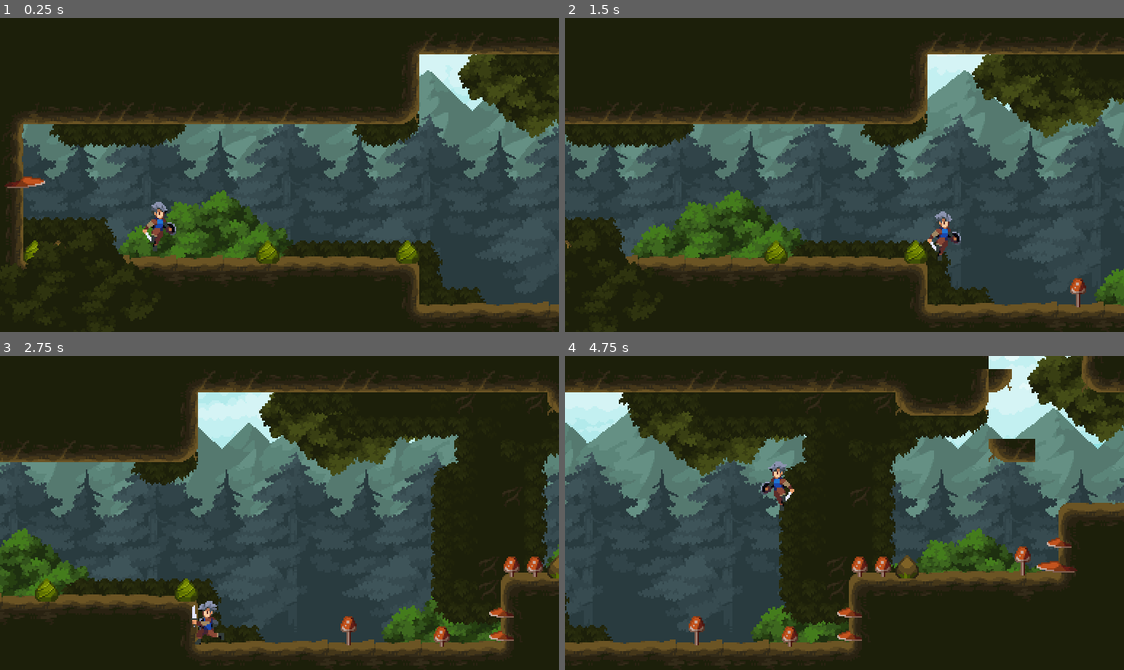
Above: before the commit, frames 1-4 (two rows, left to right).
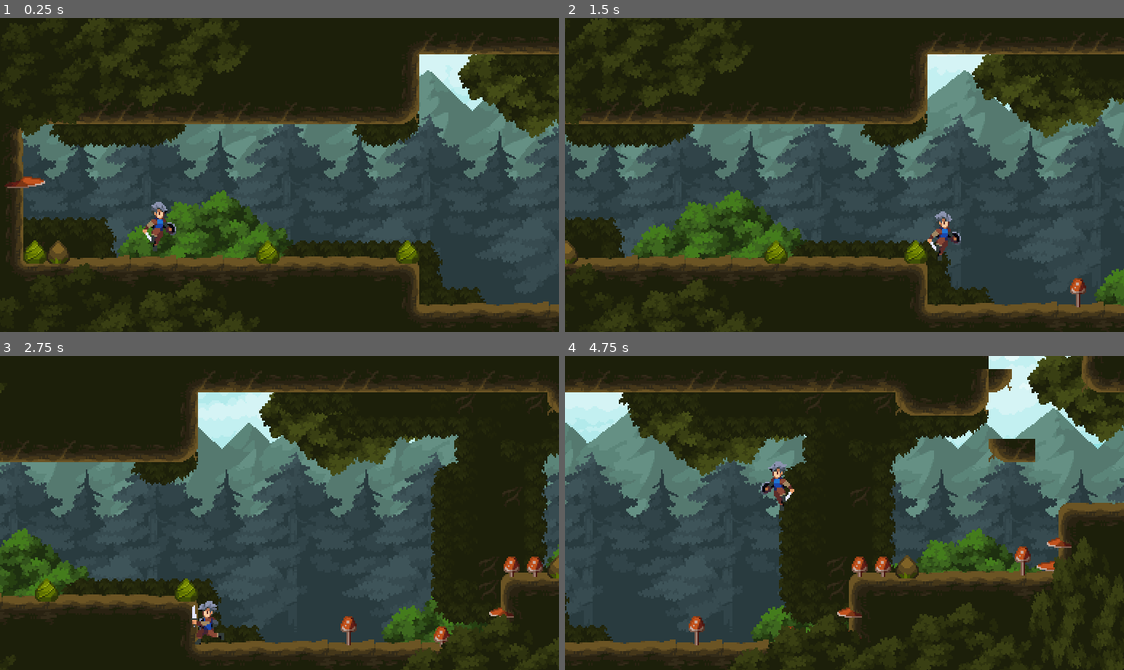
Above: after the commit, the same moments.

Repository: SunChJ/Godot_Learn
Game: Godot game, scene res://world.tscn
The game is run twice, just before and just after one commit, with the same random seed, the same clock (stepped at 60 frames per second) and the same inputs.
Inputs:
- Up to frame 1 (0.25 s): no input
- Up to frame 2 (1.5 s): hold D (move_right) from 0.53 s (still down); tap Space (jump) at 0.77 s
- Up to frame 3 (2.75 s): tap Space (jump) at 1.52 s; release D (move_right) at 2.03 s; hold A (move_left) from 2.03 s (still down)
- Up to frame 4 (4.75 s): release A (move_left) at 2.78 s; hold D (move_right) 2.78-4.28 s; tap Space (jump) at 3.02, 3.77, 4.52 s; hold A (move_left) from 4.28 s (still down)

The runs differ from the first frame. In frame 1, 2.9% of the frame differs, in the area x 3-44%, y 0-100%; in frame 2, 2.4%; in frame 3, 1.1%; in frame 4, 3.4%, in the area x 29-100%, y 57-100%.

Commit message:
ParallaxBack: Super Node Decoratoins, Lock, Group.

Diff:
--- a/Legacy Fantasy/world.tscn
+++ b/Legacy Fantasy/world.tscn
@@ -504,153 +504,266 @@
 drag_vertical_enabled = true
 editor_draw_drag_margin = true
 
-[node name="Background" type="ParallaxBackground" parent="."]
-
-[node name="sky" type="ParallaxLayer" parent="Background"]
+[node name="Decorations" type="Node2D" parent="."]
+metadata/_edit_lock_ = true
+metadata/_edit_group_ = true
+
+[node name="Background" type="ParallaxBackground" parent="Decorations"]
+
+[node name="sky" type="ParallaxLayer" parent="Decorations/Background"]
 motion_scale = Vector2(0.3, 0.1)
 motion_mirroring = Vector2(480, 0)
 
-[node name="Background" type="Sprite2D" parent="Background/sky"]
+[node name="Background" type="Sprite2D" parent="Decorations/Background/sky"]
 position = Vector2(2, -17)
 texture = ExtResource("4_p8fgu")
 centered = false
 
-[node name="Hills" type="ParallaxLayer" parent="Background"]
+[node name="Hills" type="ParallaxLayer" parent="Decorations/Background"]
 motion_scale = Vector2(0.5, 0.2)
 motion_mirroring = Vector2(384, 0)
 
-[node name="Background" type="Sprite2D" parent="Background/Hills"]
+[node name="Background" type="Sprite2D" parent="Decorations/Background/Hills"]
 position = Vector2(1, 25)
 texture = ExtResource("5_kvlgl")
 centered = false
 region_enabled = true
 region_rect = Rect2(800, 0, 96, 256)
 
-[node name="Background2" type="Sprite2D" parent="Background/Hills"]
+[node name="Background2" type="Sprite2D" parent="Decorations/Background/Hills"]
 position = Vector2(97, 25)
 texture = ExtResource("5_kvlgl")
 centered = false
 region_enabled = true
 region_rect = Rect2(800, 0, 96, 256)
 
-[node name="Background3" type="Sprite2D" parent="Background/Hills"]
+[node name="Background3" type="Sprite2D" parent="Decorations/Background/Hills"]
 position = Vector2(193, 25)
 texture = ExtResource("5_kvlgl")
 centered = false
 region_enabled = true
 region_rect = Rect2(800, 0, 96, 256)
 
-[node name="Background4" type="Sprite2D" parent="Background/Hills"]
+[node name="Background4" type="Sprite2D" parent="Decorations/Background/Hills"]
 position = Vector2(289, 25)
 texture = ExtResource("5_kvlgl")
 centered = false
 region_enabled = true
 region_rect = Rect2(800, 0, 96, 256)
 
-[node name="Trees" type="ParallaxLayer" parent="Background"]
+[node name="Trees" type="ParallaxLayer" parent="Decorations/Background"]
 motion_scale = Vector2(0.6, 0.3)
 motion_mirroring = Vector2(384, 0)
 
-[node name="Background" type="Sprite2D" parent="Background/Trees"]
+[node name="Background" type="Sprite2D" parent="Decorations/Background/Trees"]
 position = Vector2(0, 73)
 texture = ExtResource("5_kvlgl")
 centered = false
 region_enabled = true
 region_rect = Rect2(112, 0, 96, 256)
 
-[node name="Background2" type="Sprite2D" parent="Background/Trees"]
+[node name="Background2" type="Sprite2D" parent="Decorations/Background/Trees"]
 position = Vector2(96, 73)
 texture = ExtResource("5_kvlgl")
 centered = false
 region_enabled = true
 region_rect = Rect2(112, 0, 96, 256)
 
-[node name="Background3" type="Sprite2D" parent="Background/Trees"]
+[node name="Background3" type="Sprite2D" parent="Decorations/Background/Trees"]
 position = Vector2(192, 73)
 texture = ExtResource("5_kvlgl")
 centered = false
 region_enabled = true
 region_rect = Rect2(112, 0, 96, 256)
 
-[node name="Background4" type="Sprite2D" parent="Background/Trees"]
+[node name="Background4" type="Sprite2D" parent="Decorations/Background/Trees"]
 position = Vector2(288, 73)
 texture = ExtResource("5_kvlgl")
 centered = false
 region_enabled = true
 region_rect = Rect2(112, 0, 96, 256)
 
-[node name="Bushes" type="ParallaxLayer" parent="Background"]
+[node name="Bushes" type="ParallaxLayer" parent="Decorations/Background"]
 motion_scale = Vector2(0.9, 0.9)
 
-[node name="Tree-assets" type="Sprite2D" parent="Background/Bushes"]
+[node name="Tree-assets" type="Sprite2D" parent="Decorations/Background/Bushes"]
 position = Vector2(157, 183)
 texture = ExtResource("1_fjhfa")
 region_enabled = true
 region_rect = Rect2(210, 5, 124, 86)
 
-[node name="Tree-assets3" type="Sprite2D" parent="Background/Bushes"]
+[node name="Tree-assets3" type="Sprite2D" parent="Decorations/Background/Bushes"]
 position = Vector2(475, 213)
 texture = ExtResource("1_fjhfa")
 region_enabled = true
 region_rect = Rect2(210, 5, 124, 86)
 
-[node name="Tree-assets10" type="Sprite2D" parent="Background/Bushes"]
+[node name="Tree-assets10" type="Sprite2D" parent="Decorations/Background/Bushes"]
 position = Vector2(105, -84)
 texture = ExtResource("1_fjhfa")
 region_enabled = true
 region_rect = Rect2(210, 5, 124, 86)
 
-[node name="Tree-assets4" type="Sprite2D" parent="Background/Bushes"]
+[node name="Tree-assets4" type="Sprite2D" parent="Decorations/Background/Bushes"]
 position = Vector2(559, 183)
 texture = ExtResource("1_fjhfa")
 region_enabled = true
 region_rect = Rect2(210, 5, 124, 86)
 
-[node name="Tree-assets5" type="Sprite2D" parent="Background/Bushes"]
+[node name="Tree-assets5" type="Sprite2D" parent="Decorations/Background/Bushes"]
 position = Vector2(849, 164)
 texture = ExtResource("1_fjhfa")
 region_enabled = true
 region_rect = Rect2(210, 5, 124, 86)
 
-[node name="Tree-assets2" type="Sprite2D" parent="Background/Bushes"]
+[node name="Tree-assets2" type="Sprite2D" parent="Decorations/Background/Bushes"]
 position = Vector2(391, 61)
 texture = ExtResource("1_fjhfa")
 region_enabled = true
 region_rect = Rect2(210, 101, 124, 86)
 
-[node name="Tree-assets6" type="Sprite2D" parent="Background/Bushes"]
+[node name="Tree-assets6" type="Sprite2D" parent="Decorations/Background/Bushes"]
 position = Vector2(665, 38)
 texture = ExtResource("1_fjhfa")
 region_enabled = true
 region_rect = Rect2(210, 101, 124, 86)
 
-[node name="Tree-assets7" type="Sprite2D" parent="Background/Bushes"]
+[node name="Tree-assets7" type="Sprite2D" parent="Decorations/Background/Bushes"]
 position = Vector2(640, -66)
 texture = ExtResource("1_fjhfa")
 region_enabled = true
 region_rect = Rect2(210, 101, 124, 86)
 
-[node name="Tree-assets8" type="Sprite2D" parent="Background/Bushes"]
+[node name="Tree-assets8" type="Sprite2D" parent="Decorations/Background/Bushes"]
 position = Vector2(551, -170)
 texture = ExtResource("1_fjhfa")
 region_enabled = true
 region_rect = Rect2(210, 101, 124, 86)
 
-[node name="Tree-assets9" type="Sprite2D" parent="Background/Bushes"]
+[node name="Tree-assets9" type="Sprite2D" parent="Decorations/Background/Bushes"]
 position = Vector2(151, -174)
 texture = ExtResource("1_fjhfa")
 region_enabled = true
 region_rect = Rect2(210, 101, 124, 86)
 
-[node name="Foreground" type="ParallaxBackground" parent="."]
+[node name="Foreground" type="ParallaxBackground" parent="Decorations"]
 layer = 1
 
-[node name="Bushes" type="ParallaxLayer" parent="Foreground"]
+[node name="Bushes" type="ParallaxLayer" parent="Decorations/Foreground"]
 motion_scale = Vector2(1.1, 1.1)
 
-[node name="Tree-assets" type="Sprite2D" parent="Foreground/Bushes"]
-position = Vector2(6, 172)
+[node name="Tree-assets" type="Sprite2D" parent="Decorations/Foreground/Bushes"]
+position = Vector2(4, 195)
 texture = ExtResource("1_fjhfa")
 centered = false
 region_enabled = true
 region_rect = Rect2(210, 293, 124, 86)
+
+[node name="Tree-assets2" type="Sprite2D" parent="Decorations/Foreground/Bushes"]
+position = Vector2(80, 206)
+texture = ExtResource("1_fjhfa")
+centered = false
+region_enabled = true
+region_rect = Rect2(210, 197, 124, 86)
+
+[node name="Tree-assets8" type="Sprite2D" parent="Decorations/Foreground/Bushes"]
+position = Vector2(728, 196)
+texture = ExtResource("1_fjhfa")
+centered = false
+region_enabled = true
+region_rect = Rect2(210, 197, 124, 86)
+
+[node name="Tree-assets9" type="Sprite2D" parent="Decorations/Foreground/Bushes"]
+position = Vector2(1012, -9)
+texture = ExtResource("1_fjhfa")
+centered = false
+region_enabled = true
+region_rect = Rect2(210, 197, 124, 86)
+
+[node name="Tree-assets10" type="Sprite2D" parent="Decorations/Foreground/Bushes"]
+position = Vector2(647, -212)
+texture = ExtResource("1_fjhfa")
+centered = false
+region_enabled = true
+region_rect = Rect2(210, 197, 124, 86)
+
+[node name="Tree-assets11" type="Sprite2D" parent="Decorations/Foreground/Bushes"]
+position = Vector2(598, -237)
+texture = ExtResource("1_fjhfa")
+centered = false
+region_enabled = true
+region_rect = Rect2(210, 197, 124, 86)
+
+[node name="Tree-assets13" type="Sprite2D" parent="Decorations/Foreground/Bushes"]
+position = Vector2(-35, -137)
+texture = ExtResource("1_fjhfa")
+centered = false
+region_enabled = true
+region_rect = Rect2(210, 197, 124, 86)
+
+[node name="Tree-assets15" type="Sprite2D" parent="Decorations/Foreground/Bushes"]
+position = Vector2(89, -109)
+rotation = 0.261799
+texture = ExtResource("1_fjhfa")
+centered = false
+region_enabled = true
+region_rect = Rect2(210, 197, 124, 86)
+
+[node name="Tree-assets16" type="Sprite2D" parent="Decorations/Foreground/Bushes"]
+position = Vector2(0.999996, -96)
+rotation = 0.523598
+texture = ExtResource("1_fjhfa")
+centered = false
+region_enabled = true
+region_rect = Rect2(210, 197, 124, 86)
+
+[node name="Tree-assets14" type="Sprite2D" parent="Decorations/Foreground/Bushes"]
+position = Vector2(256, -261)
+texture = ExtResource("1_fjhfa")
+centered = false
+region_enabled = true
+region_rect = Rect2(210, 197, 124, 86)
+
+[node name="Tree-assets12" type="Sprite2D" parent="Decorations/Foreground/Bushes"]
+position = Vector2(535, -268)
+texture = ExtResource("1_fjhfa")
+centered = false
+region_enabled = true
+region_rect = Rect2(210, 197, 124, 86)
+
+[node name="Tree-assets5" type="Sprite2D" parent="Decorations/Foreground/Bushes"]
+position = Vector2(458, 203.688)
+texture = ExtResource("1_fjhfa")
+centered = false
+region_enabled = true
+region_rect = Rect2(210, 197, 124, 86)
+
+[node name="Tree-assets6" type="Sprite2D" parent="Decorations/Foreground/Bushes"]
+position = Vector2(553, 196)
+texture = ExtResource("1_fjhfa")
+centered = false
+region_enabled = true
+region_rect = Rect2(210, 197, 124, 86)
+
+[node name="Tree-assets7" type="Sprite2D" parent="Decorations/Foreground/Bushes"]
+position = Vector2(657, 159)
+rotation = -0.177229
+scale = Vector2(0.669695, 1.34884)
+texture = ExtResource("1_fjhfa")
+centered = false
+region_enabled = true
+region_rect = Rect2(210, 197, 124, 86)
+
+[node name="Tree-assets3" type="Sprite2D" parent="Decorations/Foreground/Bushes"]
+position = Vector2(-15, 22)
+texture = ExtResource("1_fjhfa")
+centered = false
+region_enabled = true
+region_rect = Rect2(210, 293, 124, 86)
+
+[node name="Tree-assets4" type="Sprite2D" parent="Decorations/Foreground/Bushes"]
+position = Vector2(66, 2)
+texture = ExtResource("1_fjhfa")
+centered = false
+region_enabled = true
+region_rect = Rect2(210, 197, 124, 86)
